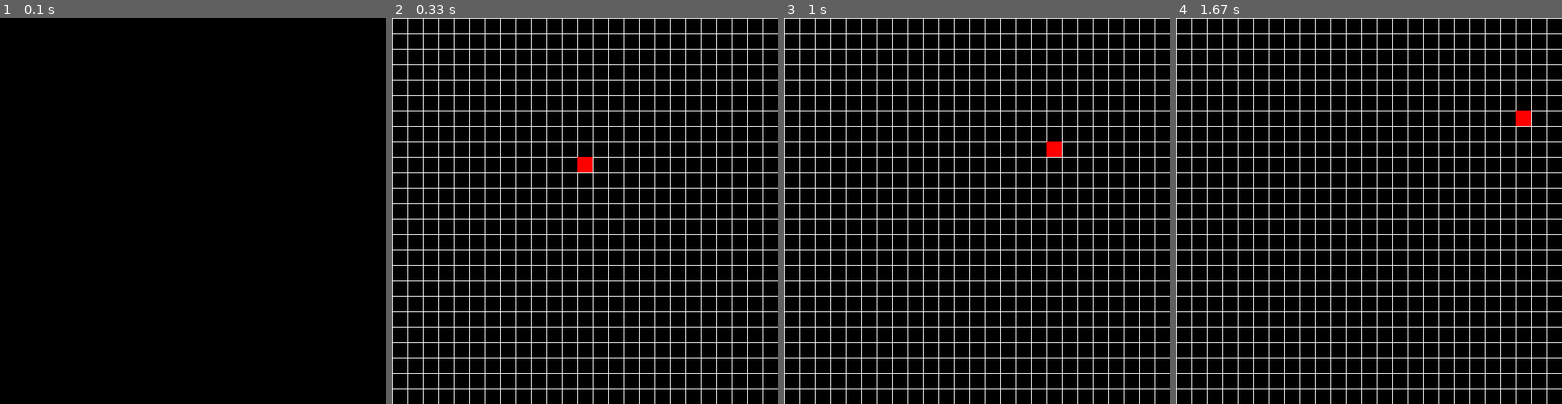
Above: before the commit, frames 1-4 (left to right).
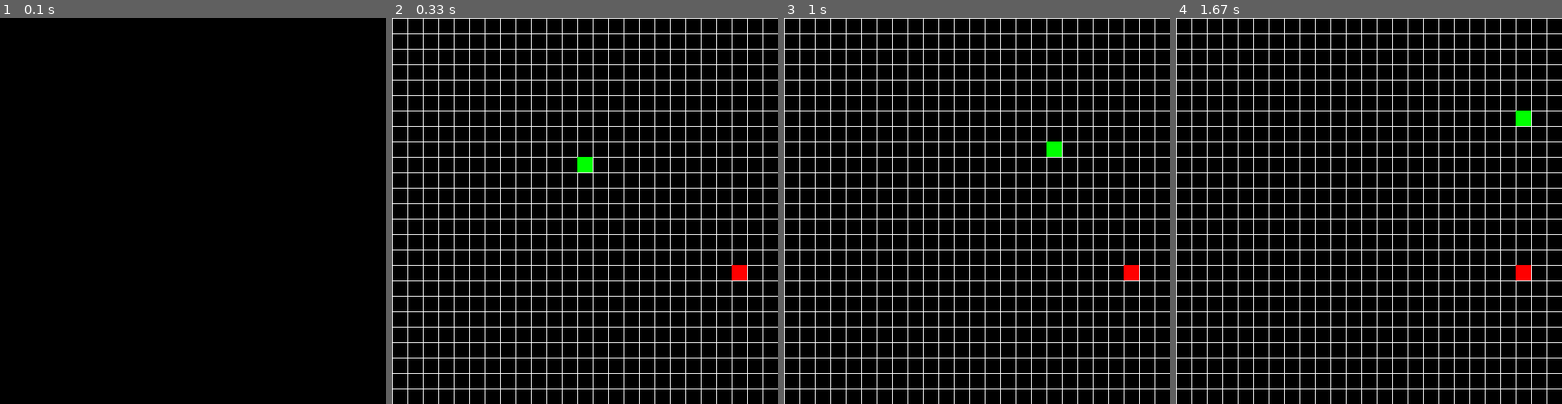
Above: after the commit, the same moments.

Repository: wojtekolesinski/snake_pygame
Game: pygame game, started from main.py
Same seed, same stepped clock (60 frames per second), same inputs: the game is played once before the commit and once after it.
Inputs:
- Up to frame 1 (0.1 s): no input
- Up to frame 2 (0.33 s): no input
- Up to frame 3 (1 s): hold Right 0.33-0.8 s; hold Up from 0.83 s (still down)
- Up to frame 4 (1.67 s): release Up at 1.13 s; hold Right 1.17-1.63 s

Frame 1 is identical in both runs. In frame 2, 0.3% of the frame differs, in the area x 48-92%, y 36-68%; in frame 3, 0.3%; in frame 4, 0.3%.

Commit message:
Added food in the snake object, and an eating mechanic

Diff:
--- a/main.py
+++ b/main.py
@@ -12,25 +12,19 @@
 WIDTH = HEIGHT = 20
 
 class Grid:
-    def __init__(self, screen):
-        self.screen = screen
-
-    def draw(self):
+    @staticmethod
+    def draw(screen):
         x = 0
         y = 0
         for i in range(int(SCREEN_WIDTH/WIDTH)):
-            pygame.draw.line(self.screen, (255, 255, 255), (x, y), (x, y + SCREEN_HEIGHT), 1)
+            pygame.draw.line(screen, (255, 255, 255), (x, y), (x, y + SCREEN_HEIGHT), 1)
             x += WIDTH
 
         x = 0
         y = 0
         for i in range(int(SCREEN_HEIGHT/HEIGHT)):
-            pygame.draw.line(self.screen, (255, 255, 255), (x, y), (x + SCREEN_WIDTH, y), 1)
+            pygame.draw.line(screen, (255, 255, 255), (x, y), (x + SCREEN_WIDTH, y), 1)
             y += WIDTH
-
-
-
-
 
 class Snake:
     def __init__(self, x, y, dirx, diry, width, height, body_length):
@@ -41,14 +35,26 @@
         self.width = width
         self.height = height
         self.body_length = body_length
+        self.foodpos = self.food()
 
     def draw(self):
-        pygame.draw.rect(SCREEN, (255, 0, 0), (self.x, self.y, self.width, self.height))
+        pygame.draw.rect(SCREEN, (0, 255, 0), (self.x, self.y, self.width, self.height))
+        pygame.draw.rect(SCREEN, (255, 0, 0), (self.foodpos[0], self.foodpos[1], self.width, self.height))
+        self.eat()
 
+    def food(self):
+        x = random.randrange(0, 500, WIDTH)
+        y = random.randrange(0, 500, HEIGHT)
+        return x, y
+
+    def eat(self):
+        if self.x == self.foodpos[0] and self.y == self.foodpos[1]:
+            self.foodpos = self.food()
 
 run = True
 snake = Snake(X, Y, 0, -1, WIDTH, HEIGHT, 1)
-grid = Grid(SCREEN)
+
+
 while run:
     pygame.time.delay(100)
 
@@ -62,7 +68,7 @@
     # screen continuum
     if snake.x <= 0 - WIDTH :
         snake.x = 500
-    elif snake.x >= 500 - WIDTH:
+    elif snake.x >= 500 :
         snake.x = 0 - WIDTH
     elif snake.y <= 0:
         snake.y = 500 - HEIGHT
@@ -89,10 +95,8 @@
     snake.y += snake.diry * snake.width
 
     SCREEN.fill((0,0,0))
-    grid.draw()
+    Grid.draw(SCREEN)
     snake.draw()
-    # pygame.draw.rect(SCREEN, (255, 0, 0), (snake.x, snake.y, snake.width, snake.height))
-
     pygame.display.update()
 
 
